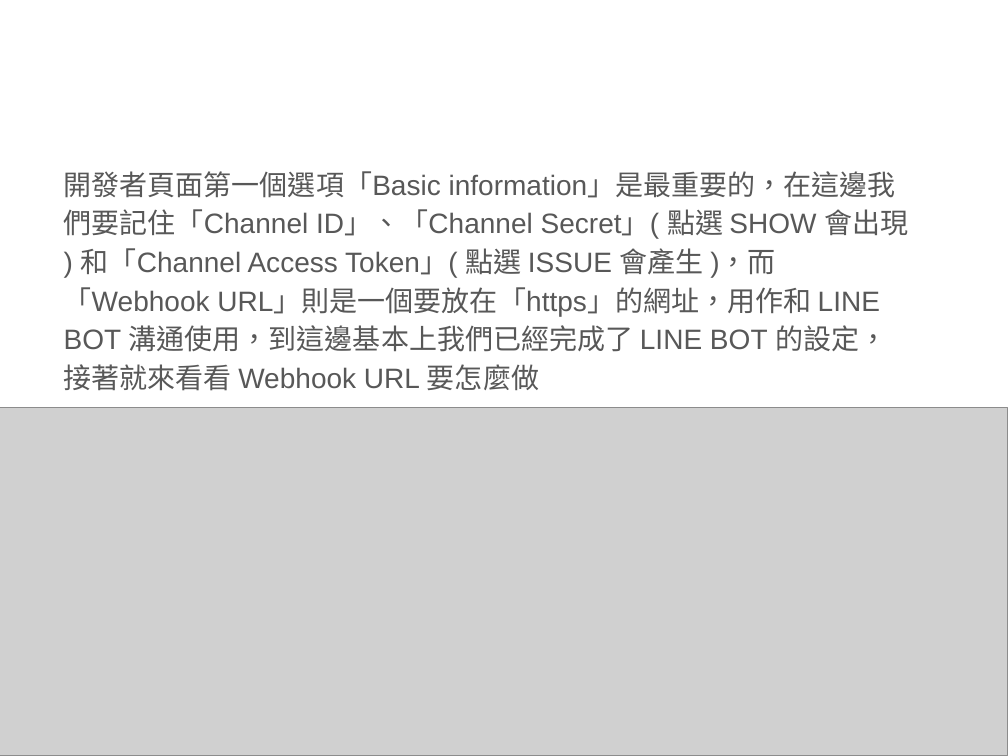
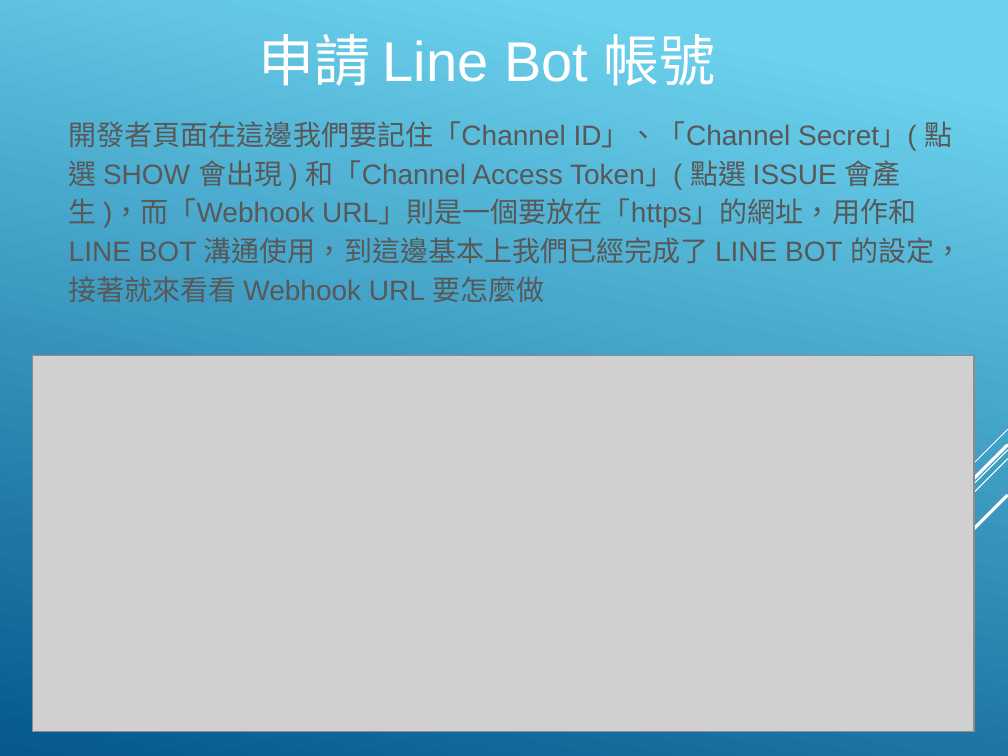
Before and after one commit to hyper570908/nodeDemo, a slide deck: slide 20 of doc/Line_BOT.pptx (slide 9 before the commit). Drawn at 1008x756 pixels with LibreOffice and Linux fonts; fonts in the diff are those of the drawing; grey boxes stand for pictures; background and template pictures are left out. Boxes give left, top, right and bottom in pixels: in the first picture for what was removed or moved away, otherwise in the second. Text is boxed around its words. In the diff, an @@ line names an element or a change of style, - is before the commit and + after.

Commit message:
[0.0.17] Update line bot ppt

```diff
--- a/doc/Line_BOT.pptx
+++ b/doc/Line_BOT.pptx
@@ background picture (left out) to gradient #6ED2EB to #06588E @@
@@ text at (69,121,962,302): text changed @@
-開發者頁面第一個選項「Basic information」是最重要的，在這邊我們要記住「Channel ID」、「Channel Secret」( 點選 SHOW 會出現 ) 和「Channel Access Token」( 點選 ISSUE 會產生 )，而「Webhook URL」則是一個要放在「https」的網址，用作和 LINE BOT 溝通使用，到這邊基本上我們已經完成了 LINE BOT 的設定，接著就來看看 Webhook URL 要怎麼做
+開發者頁面在這邊我們要記住「Channel ID」、「Channel Secret」( 點選 SHOW 會出現 ) 和「Channel Access Token」( 點選 ISSUE 會產生 )，而「Webhook URL」則是一個要放在「https」的網址，用作和 LINE BOT 溝通使用，到這邊基本上我們已經完成了 LINE BOT 的設定，接著就來看看 Webhook URL 要怎麼做
@@ picture: place and size @@
-picture at (0,408,1008,756)
+picture at (33,356,975,732)
@@ group added at (736,429,1008,723): 5 lines @@
```
Also in this commit, not shown: 16 other slides changed, 12 slides added, 1 slide removed.
